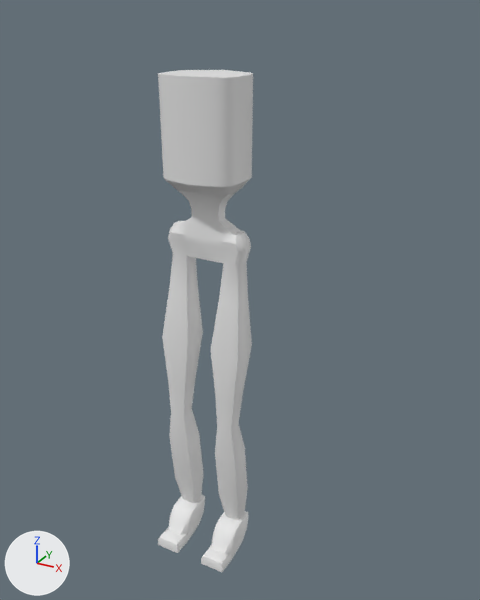
The Blender file Robot/Robot.blend as it was, and as the next commit left it.
The view is the same before and after, from a 50 mm lens placed at (1.021, -1.638, 1.771), pointed at (0.075, 0.082, 0.91). The lights are fixed; the arrows at lower left show +X, +Y and +Z. The older version comes first.
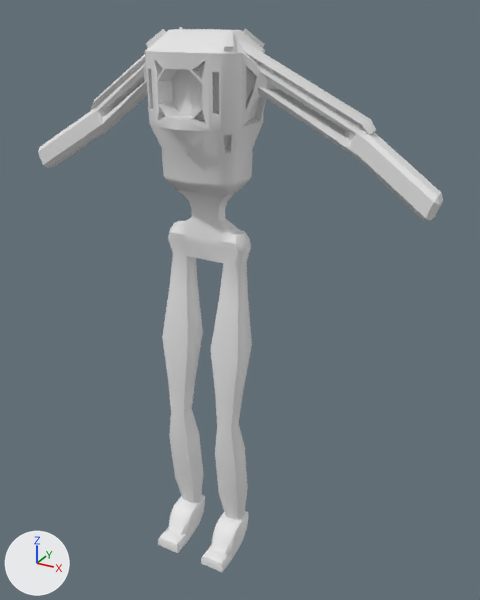
Changed parts and their boxes [x1, y1, x2, y2] in the pictures (480 x 600 px):
'Cube', reshaped (323% wider, 9% taller): before [158, 70, 253, 572]; after [38, 27, 443, 572]
part 1 of me_cube_001, built on: before [158, 70, 253, 195]; after [38, 27, 443, 222]

Diff of the bpy script that builds the scene:
```diff
--- a/Robot/Robot.blend.py
+++ b/Robot/Robot.blend.py
@@ me_cube_001 @@
 # used by ob_cube; location = (0.0, 0.0, 0.0); scale = (-0.0892, -0.0892, -0.0892)
-me_cube_001.from_pydata(...)  # 248 vertices, 218 faces; spans x 0.0..1.6, y -1.5..1.7, z -18.0..0.1
+me_cube_001.from_pydata(...)  # 474 vertices, 438 faces, 2 loose edges; spans x 0.0..7.6, y -2.0..1.7, z -19.3..0.1
+# me_cube_001 part 1
+# 11 vertices are removed from x 0.0..1.4, y -1.5..0.8, z -18.0..-14.7
+# 18 faces are deleted
+# 7 vertices move from x 0.0..1.4, y -1.5..1.0, z -18.0..-14.7 to x 0.0..1.2, y -1.5..1.0, z -14.8..-14.7
+# 228 vertices are added at x 0.0..7.6, y -2.0..1.5, z -19.3..-14.2
+# 9 new vertices lie (0.0, 0.5, 0.0) away from vertices in x 0.0..7.5, y -1.3..-0.5, z -19.2..-14.2
+# 2 loose edges are added
+# 238 new faces join them
```
